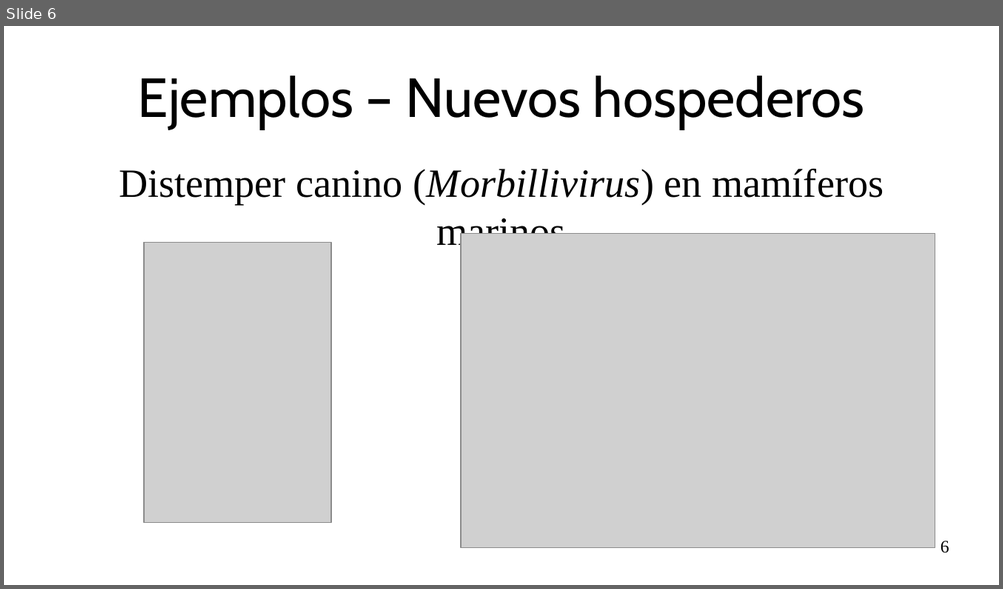
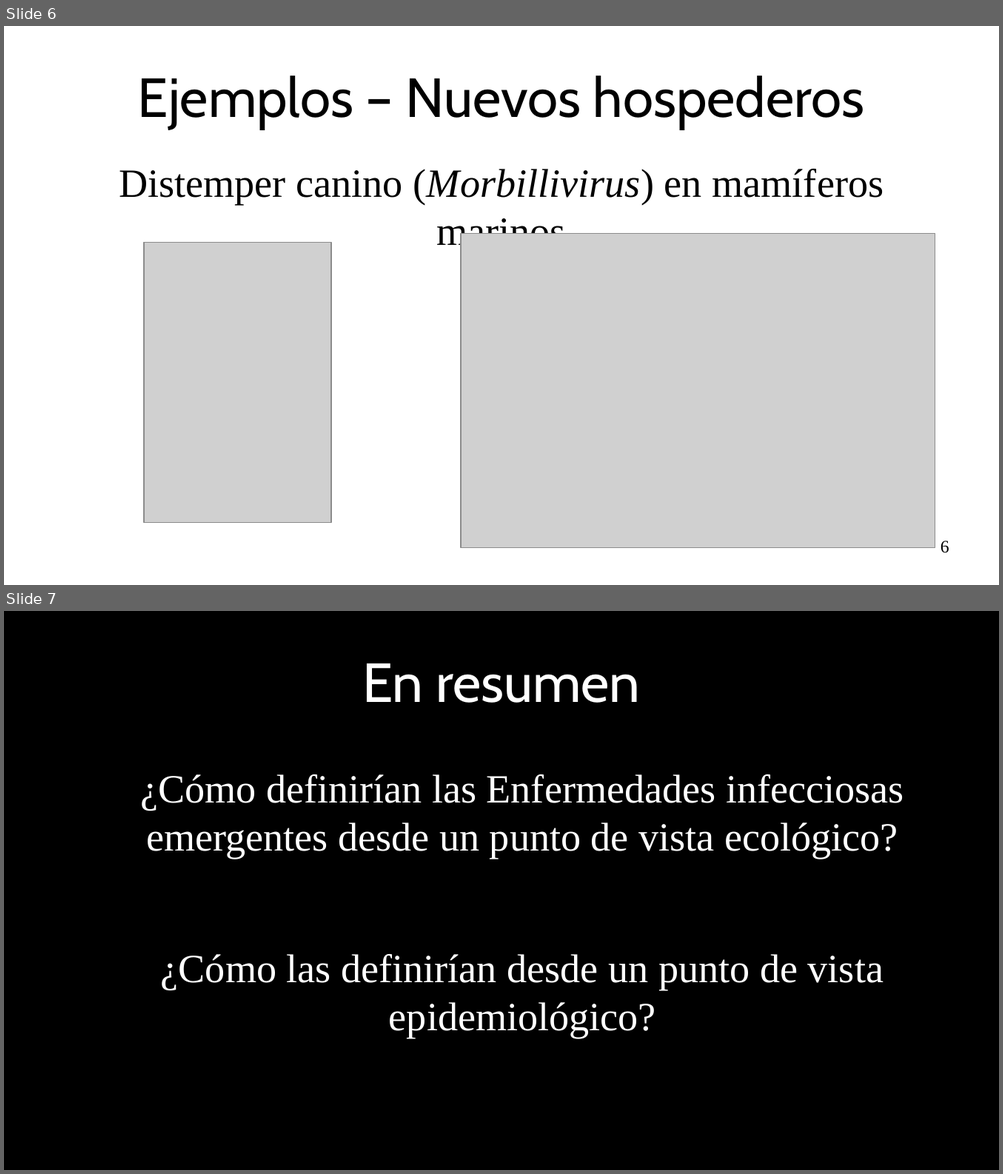
Before and after one commit to gerardommc/Medicina-Cons, a slide deck: Emergentes.odp. Shown one above the other, each under a label of ours: slide 6 before the commit, slides 6 and 7 after it. The pictures are 1003x589 and 1003x1174 pixels, drawn with LibreOffice and Linux fonts; fonts in the diff are those of the drawing; grey boxes stand for pictures. Boxes give left, top, right and bottom in pixels: in the first picture for what was removed or moved away, otherwise in the second. Text is boxed around its words. In the diff, an @@ line names an element or a change of style, - is before the commit and + after.

```diff
--- a/Emergentes.odp
+++ b/Emergentes.odp
@@ slide 7 added at <box>4,611,999,1170</box>, background #000000 @@
@@ title added at <box>362,664,640,703</box>, 44 pt, text #FFFFFF @@
+En resumen
@@ text added at <box>140,775,904,1039</box>, 32 pt, text #FFFFFF @@
+¿Cómo definirían las Enfermedades infecciosas emergentes desde un punto de vista ecológico?
+¿Cómo las definirían desde un punto de vista epidemiológico?
```
Also in this commit, not shown: 3 slides changed, 1 other slide added, 1 other file.
